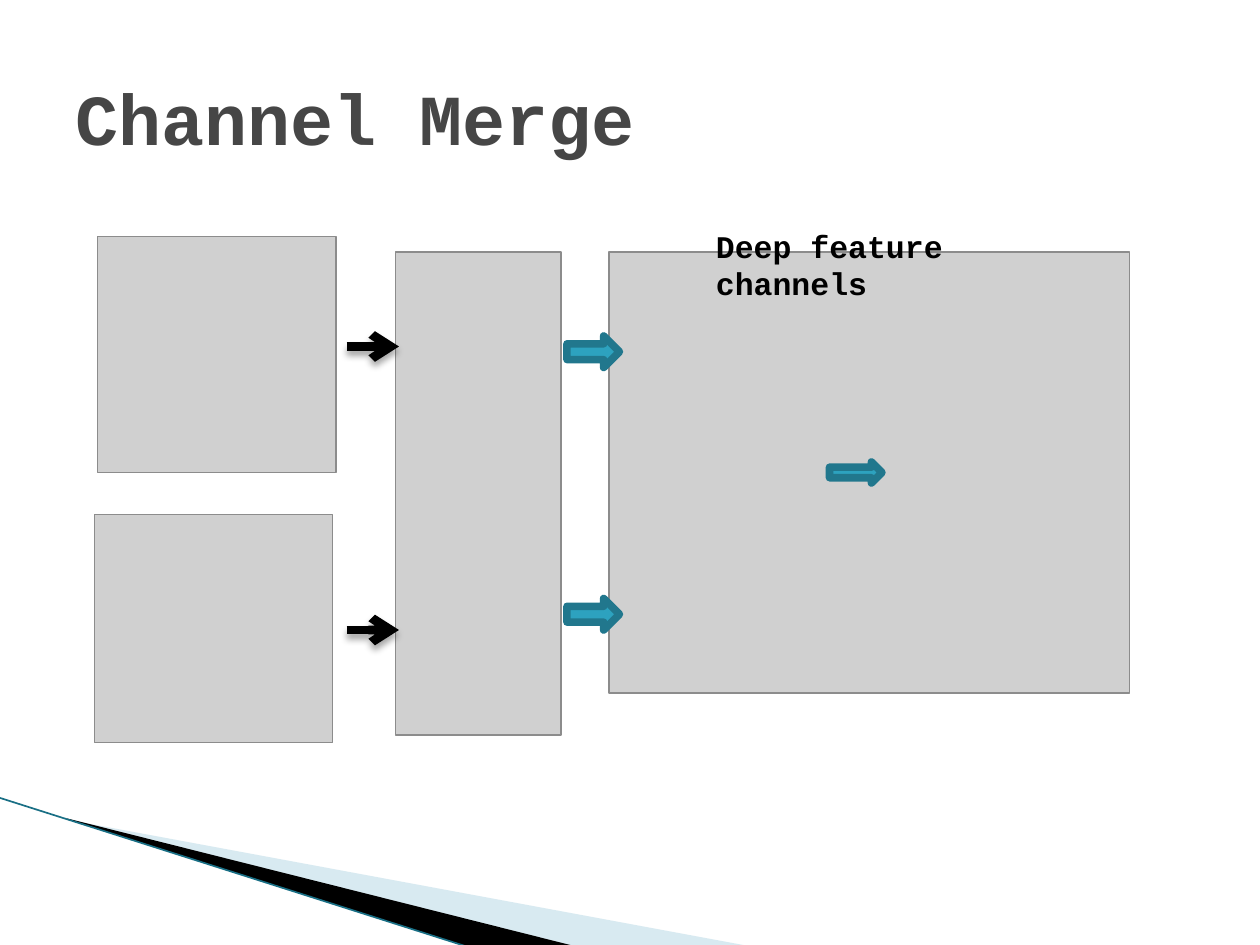
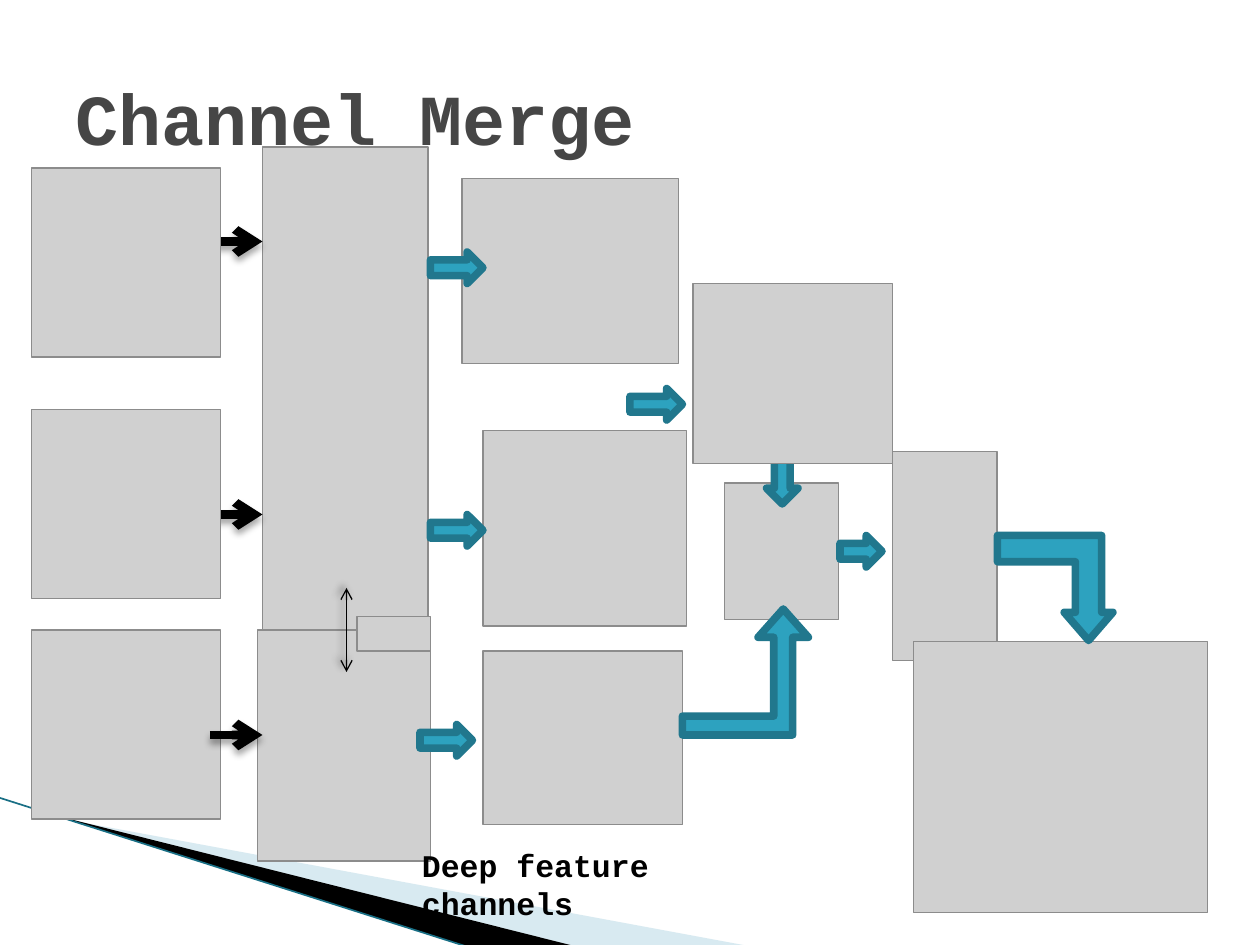
Before and after one commit to eyalw711/universal_style_transfer, a slide deck: slide 7 of ppt/Universal Style transfer via Feature Transform.pptx. Drawn at 1260x945 pixels with LibreOffice and Linux fonts; fonts in the diff are those of the drawing; grey boxes stand for pictures; background and template pictures are left out. Boxes give left, top, right and bottom in pixels: in the first picture for what was removed or moved away, otherwise in the second. Text is boxed around its words. In the diff, an @@ line names an element or a change of style, - is before the commit and + after.

Commit message:
ppt update

```diff
--- a/ppt/Universal Style transfer via Feature Transform.pptx
+++ b/ppt/Universal Style transfer via Feature Transform.pptx
@@ picture: place and size @@
-picture at (396, 252, 561, 735)
+picture at (262, 147, 427, 630)
@@ picture added at (32, 168, 220, 357) @@
@@ picture added at (462, 179, 679, 364) @@
@@ picture removed at (97, 237, 335, 472) @@
@@ arrow moved from (346, 346) - (399, 346) to (210, 242) - (262, 242) @@
@@ right arrow: place and size @@
-right arrow at (567, 336, 620, 368)
+right arrow at (431, 252, 484, 284)
@@ picture removed at (609, 252, 1129, 693) @@
@@ picture added at (693, 284, 892, 464) @@
@@ right arrow added at (630, 388, 683, 420), fill #2DA2BF, outline #21788D 4.33 pt @@
@@ picture added at (32, 410, 220, 598) @@
@@ picture added at (483, 431, 685, 626) @@
@@ right arrow added at (767, 452, 798, 505), fill #2DA2BF, outline #21788D 4.33 pt @@
@@ picture added at (892, 451, 997, 660) @@
@@ picture added at (724, 483, 839, 619) @@
@@ picture removed at (94, 514, 333, 742) @@
@@ arrow moved from (346, 630) - (399, 630) to (210, 514) - (262, 514) @@
@@ right arrow: place and size @@
-right arrow at (567, 598, 620, 630)
+right arrow at (431, 514, 484, 546)
@@ right arrow: place and size @@
-right arrow at (829, 462, 882, 484)
+right arrow at (840, 536, 882, 567)
@@ bent up arrow added at (998, 536, 1114, 640), fill #2DA2BF, outline #21788D 4.33 pt @@
@@ double arrow added from (346, 588) to (346, 672), #000000 0.75 pt @@
@@ picture added at (357, 616, 430, 650) @@
@@ bent up arrow added at (683, 609, 809, 735), fill #2DA2BF, outline #21788D 4.33 pt @@
@@ picture added at (32, 630, 220, 819) @@
@@ picture added at (257, 630, 430, 861) @@
@@ picture added at (483, 651, 682, 825) @@
@@ picture added at (914, 641, 1207, 912) @@
@@ arrow added from (210, 735) to (262, 735), #000000 5 pt @@
@@ right arrow added at (420, 724, 472, 756), fill #2DA2BF, outline #21788D 4.33 pt @@
@@ text "Deep feature channels" rewrapped from (716, 235, 942, 296) to (422, 854, 648, 924) @@
```
Also in this commit, not shown: 3 slides added.
